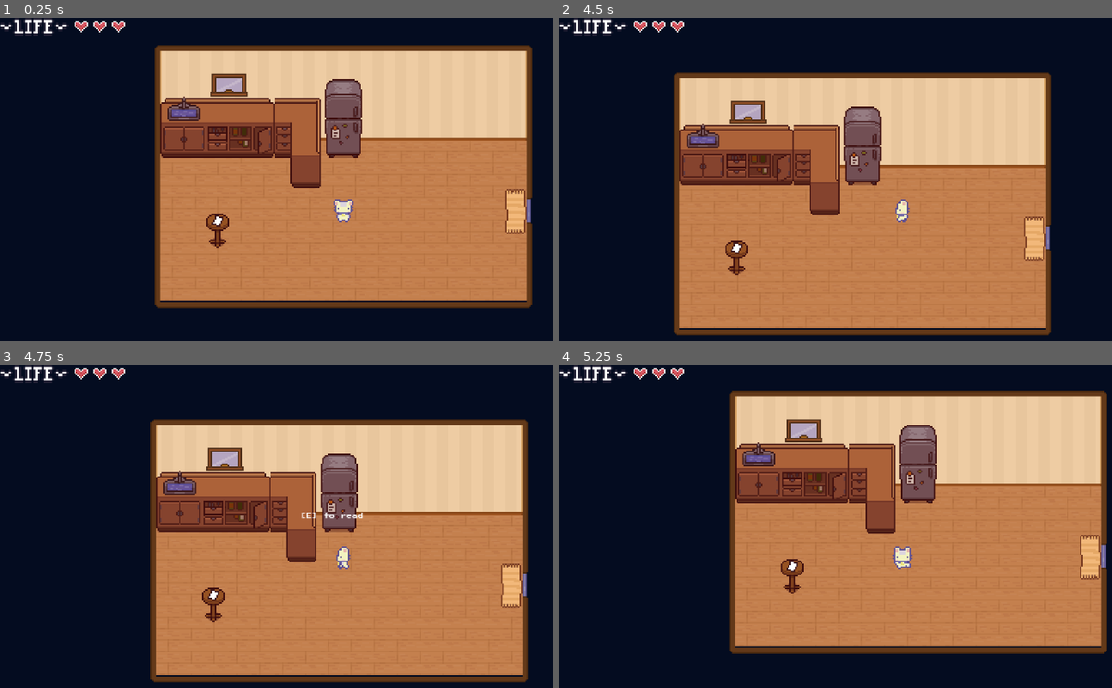
Above: before the commit, frames 1-4 (two rows, left to right).
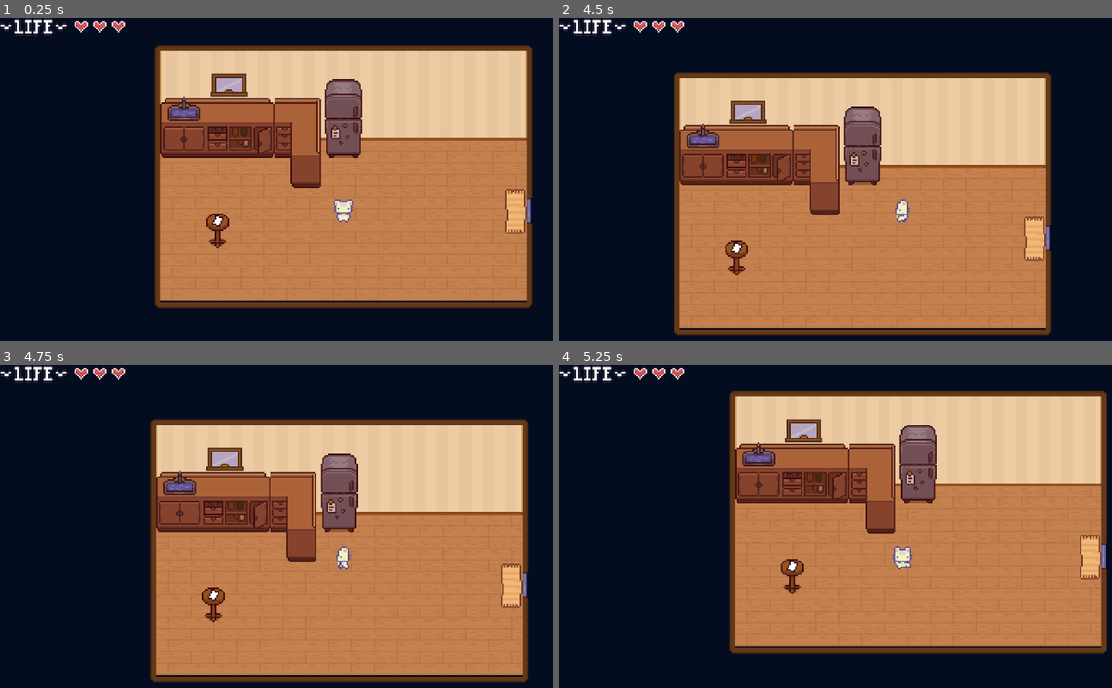
Above: after the commit, the same moments.

Repository: yonisabag11/DiscreteMath_EscapeRoom
Game: Godot game, scene res://Levels/Room1.tscn
Two runs of this game, one before a commit and one after it. Both use one fixed random seed, a clock stepped at 60 frames per second and the inputs below. This scene is started directly instead of the project's main scene.
Inputs:
- Up to frame 1 (0.25 s): no input
- Up to frame 2 (4.5 s): tap Enter (ui_accept) at 0.5, 0.77, 0.8, 1.07, 1.35, 1.52, 1.82, 2.3, 3.02, 3.32 s; hold D (right) 0.53-1.28 s; hold E (Interact) 0.53-1.28 s; hold S (down) 1.28-2.03 s; tap E (Interact) at 1.55, 2.85, 4.35 s; hold D (right) 2.03-2.78 s; hold E (Interact) 2.03-2.78 s; hold W (up) 2.78-3.53 s; hold Enter (ui_accept) 3.53-4.28 s; hold A (left) from 3.53 s (still down)
- Up to frame 3 (4.75 s): keep holding A (left); tap Enter (ui_accept) at 4.52 s
- Up to frame 4 (5.25 s): tap Enter (ui_accept) at 4.82 s; release A (left) at 5.03 s; hold S (down) from 5.03 s (still down); hold E (Interact) from 5.03 s (still down)

Frames 1-2 are identical in both runs. In frame 3, 0.1% of the frame differs, in the area x 54-66%, y 45-48%; in frame 4, nothing differs.

Commit message:
New interaction popup dialog box working

Diff:
--- /dev/null
+++ b/GUI/dialog_box.gd
@@ -0,0 +1,38 @@
+extends Control
+
+# Dialog box that displays text for interactions in the escape room
+
+@onready var panel = $Panel
+@onready var text_label = $Panel/MarginContainer/VBoxContainer/RichTextLabel
+@onready var continue_label = $Panel/MarginContainer/VBoxContainer/Label
+
+var current_text: String = ""
+var is_displaying: bool = false
+
+signal dialog_finished
+
+# Initialize the dialog box as hidden
+func _ready():
+	hide_dialog()
+
+# Show the dialog box with the given text
+func show_dialog(text: String):
+	current_text = text
+	text_label.text = text
+	panel.show()
+	is_displaying = true
+
+	# Optionally: add a typing effect here if you want
+	# For now, text appears instantly
+
+# Hide the dialog box
+func hide_dialog():
+	panel.hide()
+	is_displaying = false
+	current_text = ""
+
+# Handle input to close the dialog
+func _input(event):
+	if is_displaying and event.is_action_pressed("ui_accept"):  # Space or Enter
+		hide_dialog()
+		dialog_finished.emit()
--- /dev/null
+++ b/GUI/dialog_box.tscn
@@ -0,0 +1,52 @@
+[gd_scene load_steps=4 format=3 uid="uid://d1bcbdikxtak5"]
+
+[ext_resource type="FontFile" uid="uid://c8fgo04h80ehc" path="res://GUI/Font/PressStart2P-Regular.ttf" id="1_al5u6"]
+[ext_resource type="Script" uid="uid://otuvqb74qa12" path="res://GUI/dialog_box.gd" id="1_tqifl"]
+
+[sub_resource type="StyleBoxFlat" id="StyleBoxFlat_kjlur"]
+
+[node name="DialogBox" type="Control"]
+layout_mode = 3
+anchors_preset = 15
+anchor_right = 1.0
+anchor_bottom = 1.0
+grow_horizontal = 2
+grow_vertical = 2
+script = ExtResource("1_tqifl")
+
+[node name="CanvasLayer" type="CanvasLayer" parent="."]
+
+[node name="Panel" type="Panel" parent="CanvasLayer"]
+anchors_preset = 12
+anchor_top = 1.0
+anchor_right = 1.0
+anchor_bottom = 1.0
+grow_horizontal = 2
+grow_vertical = 0
+theme_override_styles/panel = SubResource("StyleBoxFlat_kjlur")
+
+[node name="MarginContainer" type="MarginContainer" parent="CanvasLayer/Panel"]
+layout_mode = 0
+offset_right = 40.0
+offset_bottom = 40.0
+theme_override_constants/margin_left = 20
+theme_override_constants/margin_top = 10
+theme_override_constants/margin_right = 20
+theme_override_constants/margin_bottom = 10
+
+[node name="VBoxContainer" type="VBoxContainer" parent="CanvasLayer/Panel/MarginContainer"]
+layout_mode = 2
+
+[node name="RichTextLabel" type="RichTextLabel" parent="CanvasLayer/Panel/MarginContainer/VBoxContainer"]
+custom_minimum_size = Vector2(0, 80)
+layout_mode = 2
+theme_override_fonts/normal_font = ExtResource("1_al5u6")
+theme_override_font_sizes/normal_font_size = 8
+bbcode_enabled = true
+fit_content = true
+
+[node name="Label" type="Label" parent="CanvasLayer/Panel/MarginContainer/VBoxContainer"]
+layout_mode = 2
+theme_override_font_sizes/font_size = 6
+text = "[Space] to continue..."
+horizontal_alignment = 2
--- /dev/null
+++ b/GUI/dialog_box_autoload.gd
@@ -0,0 +1,94 @@
+extends Node
+
+# Autoload singleton for managing dialog boxes in the escape room
+# This is a pure script autoload that creates UI on demand
+
+var dialog_scene: PackedScene = preload("res://GUI/dialog_box.tscn")
+var dialog_instance: CanvasLayer = null
+
+var is_displaying: bool = false
+signal dialog_finished
+
+func _ready():
+	# Create the dialog UI and add it to the tree
+	dialog_instance = CanvasLayer.new()
+	add_child(dialog_instance)
+
+	# Create the UI elements
+	var panel = Panel.new()
+	panel.set_anchors_preset(Control.PRESET_BOTTOM_WIDE)
+	panel.custom_minimum_size = Vector2(0, 150)
+	panel.offset_top = -150
+	dialog_instance.add_child(panel)
+
+	var margin = MarginContainer.new()
+	margin.set_anchors_preset(Control.PRESET_FULL_RECT)
+	margin.add_theme_constant_override("margin_left", 20)
+	margin.add_theme_constant_override("margin_right", 20)
+	margin.add_theme_constant_override("margin_top", 15)
+	margin.add_theme_constant_override("margin_bottom", 15)
+	panel.add_child(margin)
+
+	var vbox = VBoxContainer.new()
+	margin.add_child(vbox)
+
+	var text_label = RichTextLabel.new()
+	text_label.bbcode_enabled = true
+	text_label.fit_content = true
+	text_label.custom_minimum_size = Vector2(0, 80)
+	# Add font
+	var font = load("res://GUI/Font/PressStart2P-Regular.ttf")
+	text_label.add_theme_font_override("normal_font", font)
+	text_label.add_theme_font_size_override("normal_font_size", 10)
+	vbox.add_child(text_label)
+
+	var continue_label = Label.new()
+	continue_label.text = "[Space] to continue..."
+	continue_label.horizontal_alignment = HORIZONTAL_ALIGNMENT_RIGHT
+	continue_label.add_theme_font_override("font", font)
+	continue_label.add_theme_font_size_override("font_size", 8)
+	vbox.add_child(continue_label)
+
+	# Store references
+	set_meta("panel", panel)
+	set_meta("text_label", text_label)
+
+	# Hide initially
+	panel.hide()
+
+func show_dialog(text: String, position: Vector2 = Vector2(-1, -1)):
+	var panel = get_meta("panel")
+	var text_label = get_meta("text_label")
+
+	text_label.text = text
+
+	# If custom position is provided (not -1, -1), use it
+	if position != Vector2(-1, -1):
+		panel.set_anchors_preset(Control.PRESET_TOP_LEFT)
+		panel.position = position
+		panel.offset_top = 0
+		panel.offset_bottom = 0
+		panel.offset_left = 0
+		panel.offset_right = 0
+		panel.size = Vector2(400, 150)  # Fixed size for custom positioned dialogs
+	else:
+		# Default bottom position
+		panel.set_anchors_preset(Control.PRESET_BOTTOM_WIDE)
+		panel.custom_minimum_size = Vector2(0, 150)
+		panel.offset_top = -150
+		panel.offset_bottom = 0
+		panel.offset_left = 0
+		panel.offset_right = 0
+
+	panel.show()
+	is_displaying = true
+
+func hide_dialog():
+	var panel = get_meta("panel")
+	panel.hide()
+	is_displaying = false
+	dialog_finished.emit()
+
+func _input(event):
+	if is_displaying and event.is_action_pressed("ui_accept"):
+		hide_dialog()
--- /dev/null
+++ b/Levels/Interactions/Scripts/interactable_object.gd
@@ -0,0 +1,55 @@
+extends StaticBody2D
+class_name InteractableObject
+
+# An object that shows a dialog when the player interacts with it
+# Perfect for clues, notes, puzzles, or locked items in your escape room
+
+@export_multiline var dialog_text: String = "This is a mysterious object..."  # The text to display
+@export var one_time_only: bool = false  # If true, can only be interacted with once
+@export var interaction_label: String = "examine"  # What shows in the [E] prompt
+@export_group("Interaction Prompt Position")
+@export var prompt_offset: Vector2 = Vector2(0, 0)  # Offset for the "[E] to examine" text position
+@export_group("Dialog Position")
+@export var custom_position: bool = false  # Enable custom position for dialog
+@export var dialog_position: Vector2 = Vector2(0, 0)  # Custom position offset from default
+
+var has_been_used: bool = false
+
+@onready var interaction_area = $InteractionArea
+
+# Set up the interaction when the scene loads
+func _ready():
+	if interaction_area:
+		interaction_area.interact = Callable(self, "_on_interact")
+		interaction_area.action_name = interaction_label
+		# Apply custom prompt position offset
+		interaction_area.label_offset_x = prompt_offset.x
+		interaction_area.label_offset_y = prompt_offset.y
+
+# Called when the player presses E near this object
+func _on_interact():
+	# Check if it's one-time only and already used
+	if one_time_only and has_been_used:
+		return
+
+	# Show the dialog box with the text
+	if custom_position:
+		DialogBox.show_dialog(dialog_text, dialog_position)
+	else:
+		DialogBox.show_dialog(dialog_text)
+
+	# Wait for the dialog to finish
+	await DialogBox.dialog_finished
+
+	# Mark as used if one-time only
+	if one_time_only:
+		has_been_used = true
+		# Optionally change appearance or disable interaction
+		if interaction_area:
+			interaction_area.action_name = "already examined"
+
+	# You can add custom logic here, like:
+	# - Giving the player an item
+	# - Unlocking a door
+	# - Playing a sound effect
+	# - Changing the sprite
--- /dev/null
+++ b/Levels/Interactions/Scripts/locked_door.gd
@@ -0,0 +1,48 @@
+extends StaticBody2D
+class_name LockedDoor
+
+# A door that requires interaction and can be locked/unlocked for escape room puzzles
+
+@export var destination_level_tag: String  # Which level to load
+@export var destination_door_tag: String  # Which door in destination to spawn at
+@export var spawn_direction = "up"  # Direction player faces after spawning
+
+@export var is_locked: bool = true  # Whether the door is currently locked
+@export_multiline var locked_message: String = "This door is locked. I need to find a key..."
+@export_multiline var unlocked_message: String = "The door creaks open..."
+@export var required_item: String = ""  # Name of item needed to unlock (if using inventory system)
+
+@onready var interaction_area = $InteractionArea
+
+# Set up the interaction
+func _ready():
+	if interaction_area:
+		interaction_area.interact = Callable(self, "_on_interact")
+		if is_locked:
+			interaction_area.action_name = "try door"
+		else:
+			interaction_area.action_name = "open"
+
+# Called when player presses E near the door
+func _on_interact():
+	if is_locked:
+		# Show locked message
+		DialogBox.show_dialog(locked_message)
+		await DialogBox.dialog_finished
+		# Could add logic here to check for key in inventory
+	else:
+		# Show unlock message (optional)
+		if unlocked_message != "":
+			DialogBox.show_dialog(unlocked_message)
+			await DialogBox.dialog_finished
+
+		# Transport player to next room
+		NavigationManager.spawn_door_tag = destination_door_tag
+		NavigationManager.go_to_level(destination_level_tag)
+
+# Call this function to unlock the door (from another script, like when player finds key)
+func unlock():
+	is_locked = false
+	if interaction_area:
+		interaction_area.action_name = "open"
+	# Optional: play unlock sound, change sprite, etc.
--- /dev/null
+++ b/Levels/Interactions/interactable_object.tscn
@@ -0,0 +1,18 @@
+[gd_scene load_steps=4 format=3 uid="uid://cb65aat2wp7i3"]
+
+[ext_resource type="Script" uid="uid://8rao2ymi53tg" path="res://Levels/Interactions/Scripts/interactable_object.gd" id="1_old7l"]
+[ext_resource type="PackedScene" uid="uid://c0a8a4ml255ci" path="res://Interaction/Interaction Area/interaction_area.tscn" id="2_toykv"]
+
+[sub_resource type="CircleShape2D" id="CircleShape2D_sjntr"]
+
+[node name="InteractableObject" type="StaticBody2D"]
+script = ExtResource("1_old7l")
+
+[node name="Sprite2D" type="Sprite2D" parent="."]
+
+[node name="CollisionShape2D" type="CollisionShape2D" parent="."]
+
+[node name="InteractionArea" parent="." instance=ExtResource("2_toykv")]
+
+[node name="CollisionShape2D" type="CollisionShape2D" parent="InteractionArea"]
+shape = SubResource("CircleShape2D_sjntr")
--- a/Levels/Lobby.tscn
+++ b/Levels/Lobby.tscn
@@ -7,8 +7,8 @@
 [ext_resource type="PackedScene" uid="uid://ysll2p5ubnlv" path="res://Levels/Interactions/door.tscn" id="5_55ds5"]
 [ext_resource type="Texture2D" uid="uid://wrwwbhbkkj7y" path="res://Art/Tilesets/TopDownHouse_FurnitureState2.png" id="5_v81qt"]
 [ext_resource type="Texture2D" uid="uid://qy1pltdp3opw" path="res://Art/Tilesets/TopDownHouse_FurnitureState1.png" id="6_r50g8"]
-[ext_resource type="PackedScene" uid="uid://c0a8a4ml255ci" path="res://Interaction/Interaction Area/interaction_area.tscn" id="8_1tyf7"]
 [ext_resource type="Texture2D" uid="uid://cermkryhj1xg7" path="res://Art/Tilesets/TopDownHouse_SmallItems.png" id="9_2uni1"]
+[ext_resource type="PackedScene" uid="uid://cb65aat2wp7i3" path="res://Levels/Interactions/interactable_object.tscn" id="10_xrkt0"]
 
 [sub_resource type="TileSetAtlasSource" id="TileSetAtlasSource_cax11"]
 texture = ExtResource("9_2uni1")
@@ -1329,8 +1329,6 @@
 [sub_resource type="RectangleShape2D" id="RectangleShape2D_v025o"]
 size = Vector2(2, 23)
 
-[sub_resource type="CircleShape2D" id="CircleShape2D_1tyf7"]
-
 [node name="Lobby" type="Node2D"]
 script = ExtResource("1_v81qt")
 
@@ -1404,13 +1402,8 @@
 position = Vector2(133, 1)
 shape = SubResource("RectangleShape2D_v025o")
 
-[node name="InteractionArea" parent="." instance=ExtResource("8_1tyf7")]
-position = Vector2(-12, 19)
-action_name = "talk"
-
-[node name="CollisionShape2D" type="CollisionShape2D" parent="InteractionArea"]
-position = Vector2(-108, 36)
-shape = SubResource("CircleShape2D_1tyf7")
+[node name="InteractableObject" parent="." instance=ExtResource("10_xrkt0")]
+position = Vector2(-120, 55)
 
 [editable path="Doors/Door_W"]
 [editable path="Doors/Door_S"]
--- a/Levels/Room1.tscn
+++ b/Levels/Room1.tscn
@@ -8,7 +8,7 @@
 [ext_resource type="Texture2D" uid="uid://difwjq7ivj8hx" path="res://Art/Tilesets/TopDownHouse_FloorsAndWalls.png" id="5_utngc"]
 [ext_resource type="Texture2D" uid="uid://wrwwbhbkkj7y" path="res://Art/Tilesets/TopDownHouse_FurnitureState2.png" id="6_myol5"]
 [ext_resource type="Texture2D" uid="uid://qy1pltdp3opw" path="res://Art/Tilesets/TopDownHouse_FurnitureState1.png" id="7_cmvtn"]
-[ext_resource type="PackedScene" uid="uid://c0a8a4ml255ci" path="res://Interaction/Interaction Area/interaction_area.tscn" id="9_utngc"]
+[ext_resource type="PackedScene" uid="uid://cb65aat2wp7i3" path="res://Levels/Interactions/interactable_object.tscn" id="10_myol5"]
 
 [sub_resource type="TileSetAtlasSource" id="TileSetAtlasSource_myol5"]
 texture = ExtResource("7_cmvtn")
@@ -1947,9 +1947,6 @@
 [sub_resource type="RectangleShape2D" id="RectangleShape2D_qgpdn"]
 size = Vector2(2, 23)
 
-[sub_resource type="CircleShape2D" id="CircleShape2D_myol5"]
-radius = 19.6469
-
 [node name="Room1" type="Node2D"]
 script = ExtResource("1_8j3qf")
 
@@ -2007,23 +2004,14 @@
 position = Vector2(132, 0.5)
 shape = SubResource("RectangleShape2D_qgpdn")
 
-[node name="InteractionArea" parent="." instance=ExtResource("9_utngc")]
-position = Vector2(-12, 19)
-action_name = "read"
-label_offset_x = -10.0
-label_offset_y = -33.0
-
-[node name="CollisionShape2D" type="CollisionShape2D" parent="InteractionArea"]
-position = Vector2(17, -55)
-shape = SubResource("CircleShape2D_myol5")
-
-[node name="InteractionArea2" parent="." instance=ExtResource("9_utngc")]
-position = Vector2(-12, 19)
-action_name = "view"
-label_offset_y = -40.0
-
-[node name="CollisionShape2D" type="CollisionShape2D" parent="InteractionArea2"]
-position = Vector2(-76, -2)
-shape = SubResource("CircleShape2D_myol5")
+[node name="InteractableObject" parent="." instance=ExtResource("10_myol5")]
+position = Vector2(5, -40)
+scale = Vector2(2, 2)
+prompt_offset = Vector2(-10, -33)
+
+[node name="InteractableObject2" parent="." instance=ExtResource("10_myol5")]
+position = Vector2(-88, 17)
+scale = Vector2(2, 2)
+prompt_offset = Vector2(0, -30)
 
 [editable path="Doors/Door_E"]
--- a/project.godot
+++ b/project.godot
@@ -19,6 +19,7 @@
 
 NavigationManager="*res://Levels/Interactions/Scripts/navigation_manager.gd"
 InteractionManager="*res://Interaction/InteractionManager.tscn"
+DialogBox="*res://GUI/dialog_box_autoload.gd"
 
 [display]
 
Not shown, added: GUI/dialog_box.gd.uid
Not shown, added: GUI/dialog_box_autoload.gd.uid
Not shown, added: GUI/dialog_box_settings.gd.uid
Not shown, added: Levels/Interactions/Scripts/interactable_object.gd.uid
Not shown, added: Levels/Interactions/Scripts/locked_door.gd.uid
Not shown, added: Levels/Interactions/Scripts/simple_text_object.gd.uid
Not shown: 1 places in Levels/Lobby.tscn that only renumber resources
Not shown: 1 places in Levels/Room1.tscn that only renumber resources
